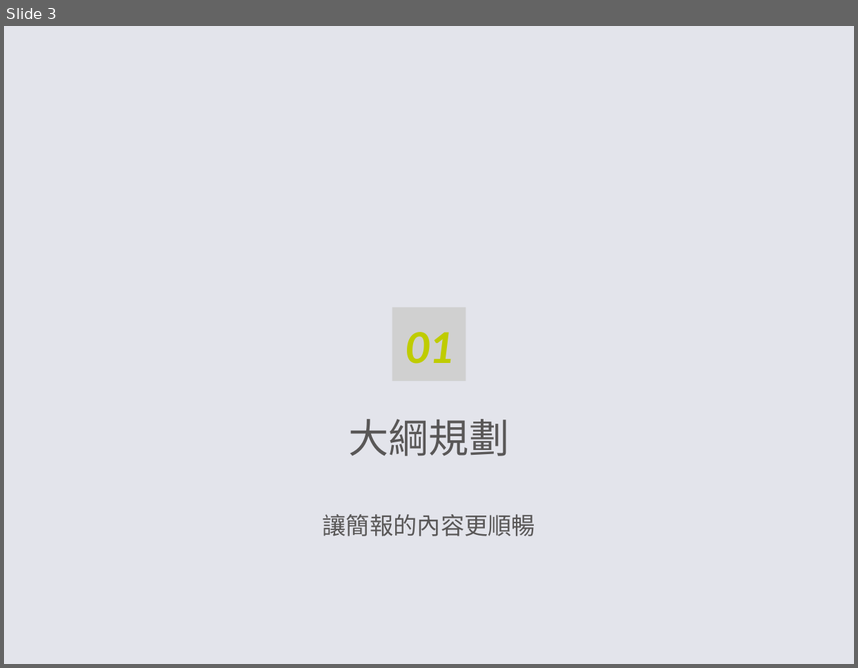
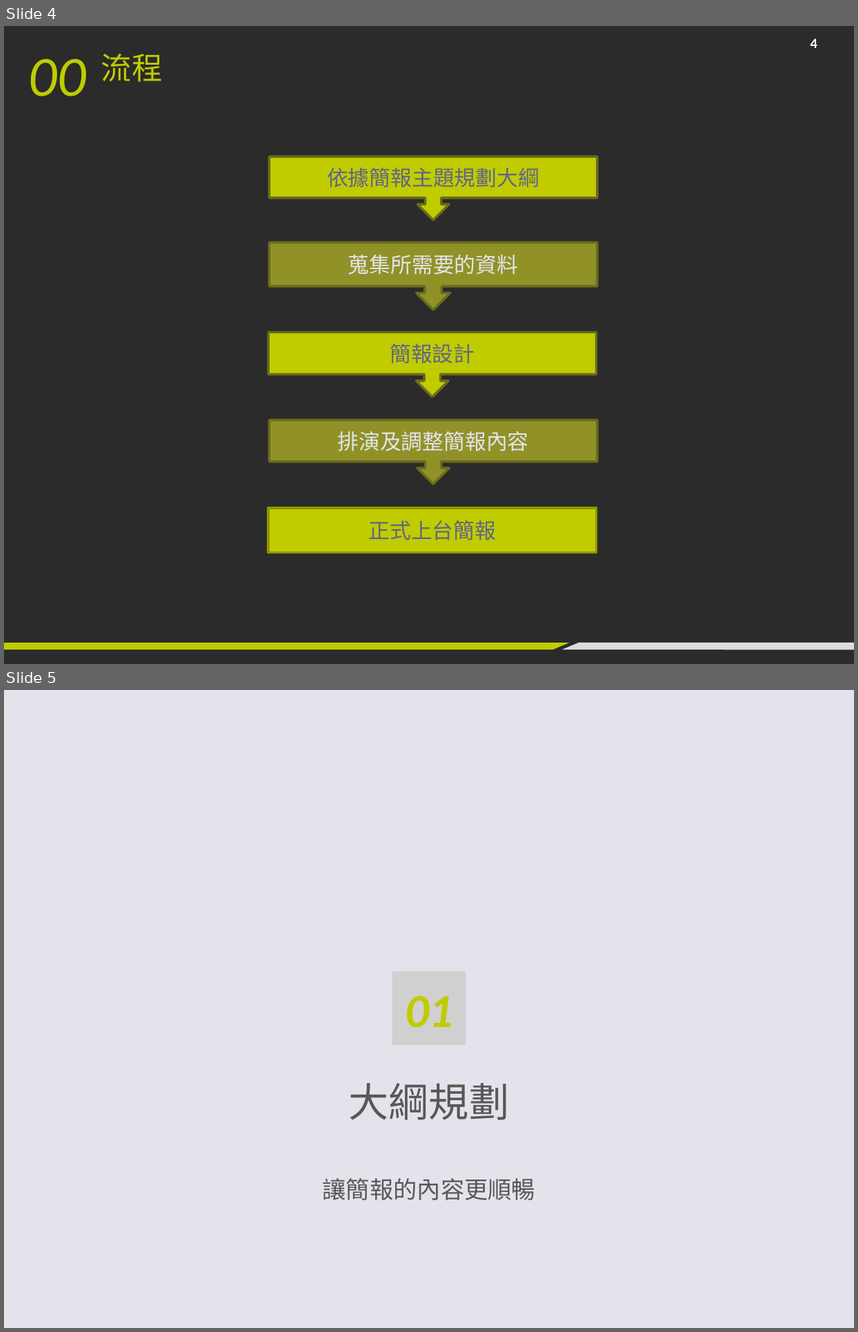
Before and after one commit to jerry092383/chungyo_hw, a slide deck: HW-Week1/簡報製作-jerry092383.pptx. Shown one above the other, each under a label of ours: slide 3 before the commit, slides 4 and 5 after it. The pictures are 858x668 and 858x1332 pixels, drawn with LibreOffice and Linux fonts; fonts in the diff are those of the drawing; grey boxes stand for pictures; background and template pictures are left out; a plain dark background stands for a picture behind light text. Boxes give left, top, right and bottom in pixels: in the first picture for what was removed or moved away, otherwise in the second. Text is boxed around its words. In the diff, an @@ line names an element or a change of style, - is before the commit and + after.

```diff
--- a/HW-Week1/簡報製作-jerry092383.pptx
+++ b/HW-Week1/簡報製作-jerry092383.pptx
@@ slide 4 added at bbox=[4, 26, 854, 664], background picture (left out) @@
@@ page number added at bbox=[811, 38, 818, 48], 12 pt, text #FFFFFF, bold @@
+4
@@ text added at bbox=[29, 59, 86, 96], 48 pt, text #BFCC00, italic @@
+00
@@ title added at bbox=[101, 54, 163, 82], 26 pt, text #BFCC00 @@
+流程
@@ down arrow callout added at bbox=[269, 157, 597, 221], fill #C0CC00, outline #6B6C1E 2 pt, 18 pt, text #606587 @@
+依據簡報主題規劃大綱
@@ down arrow callout added at bbox=[269, 242, 597, 309], fill #909228, outline #6B6C1E 2 pt, 18 pt, text #E3E4EB @@
+蒐集所需要的資料
@@ down arrow callout added at bbox=[268, 332, 597, 397], fill #C0CC00, outline #6B6C1E 2 pt, 18 pt, text #606587 @@
+簡報設計
@@ down arrow callout added at bbox=[269, 419, 597, 483], fill #909228, outline #6B6C1E 2 pt, 18 pt, text #E3E4EB @@
+排演及調整簡報內容
@@ rectangle added at bbox=[268, 507, 597, 552], fill #C0CC00, outline #8E9700 2 pt, 18 pt, text #606587 @@
+正式上台簡報
@@ freeform shape added at bbox=[4, 642, 569, 649], fill #BFCC00 @@
@@ freeform shape added at bbox=[562, 642, 854, 649], fill #DCDCDD @@
@@ what was slide 3 is now slide 5 @@
```
Also in this commit, not shown: 10 slides changed, 14 other slides added, 4 slides removed, 16 other files.
